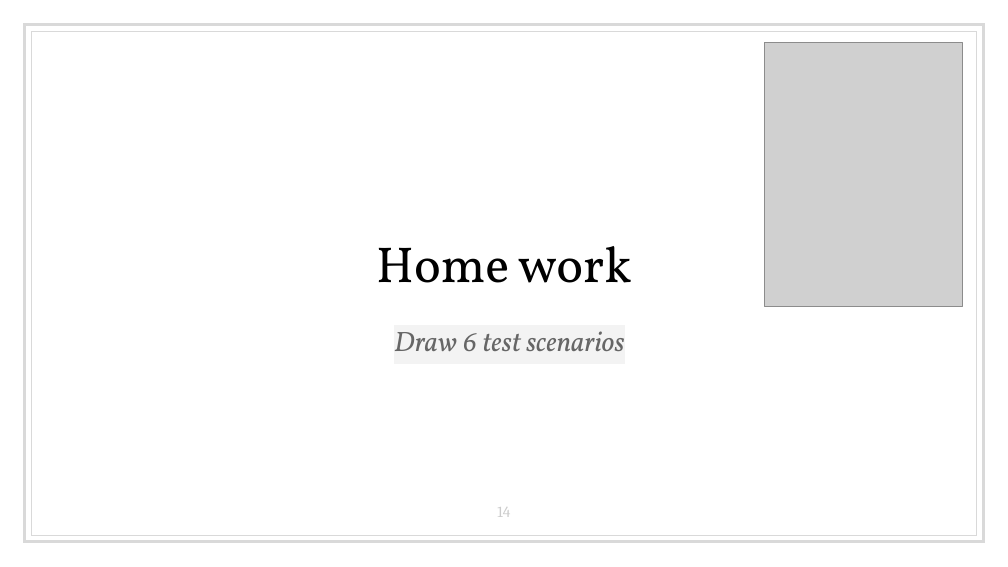
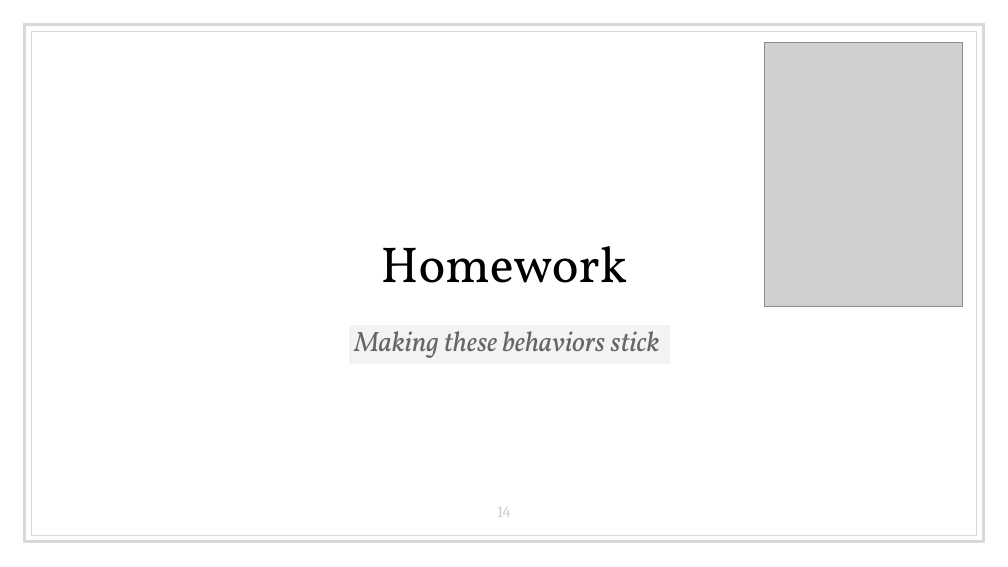
Before and after one commit to LearnWithLlew/RefactoringToCleanerCode.Slides, a slide deck: slide 14 of RefactoringToCleanerCode.pptx. Drawn at 1008x567 pixels with LibreOffice and Linux fonts; fonts in the diff are those of the drawing; grey boxes stand for pictures. Boxes give left, top, right and bottom in pixels: in the first picture for what was removed or moved away, otherwise in the second. Text is boxed around its words. In the diff, an @@ line names an element or a change of style, - is before the commit and + after.

Commit message:
HomeSlide text

```diff
--- a/RefactoringToCleanerCode.pptx
+++ b/RefactoringToCleanerCode.pptx
@@ title at <box>381,246,628,283</box>: spaces changed @@
-Home work
+Homework
@@ subtitle at <box>354,331,659,358</box>: text changed @@
-Draw 6 test scenarios
+Making these behaviors stick
```
